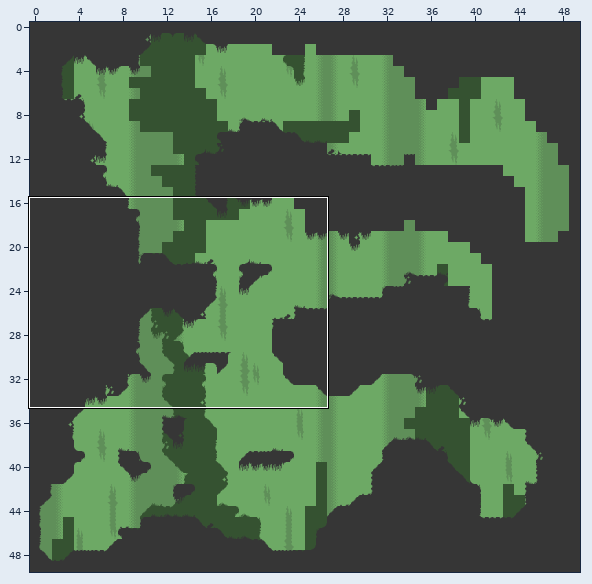
One commit to this Tiled map: levels/level.tmx. Above, an overview of the earlier version with the close-up marked.
Close-up. As it was:
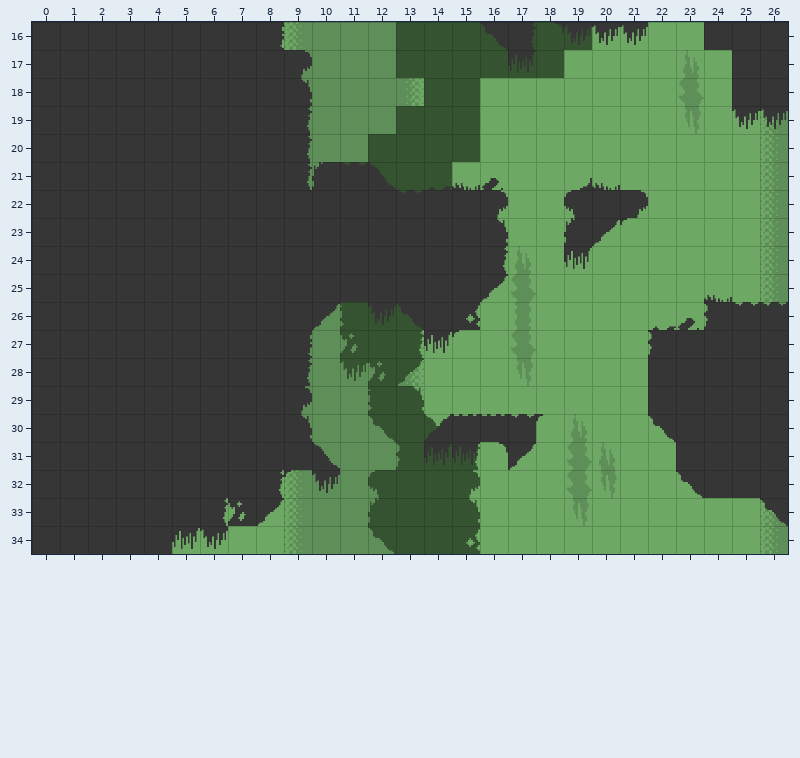
Cells are 32x32 px. Shown: x 0..26, y 16..34. The commit also changed other parts of the map, which this record leaves out.
After:
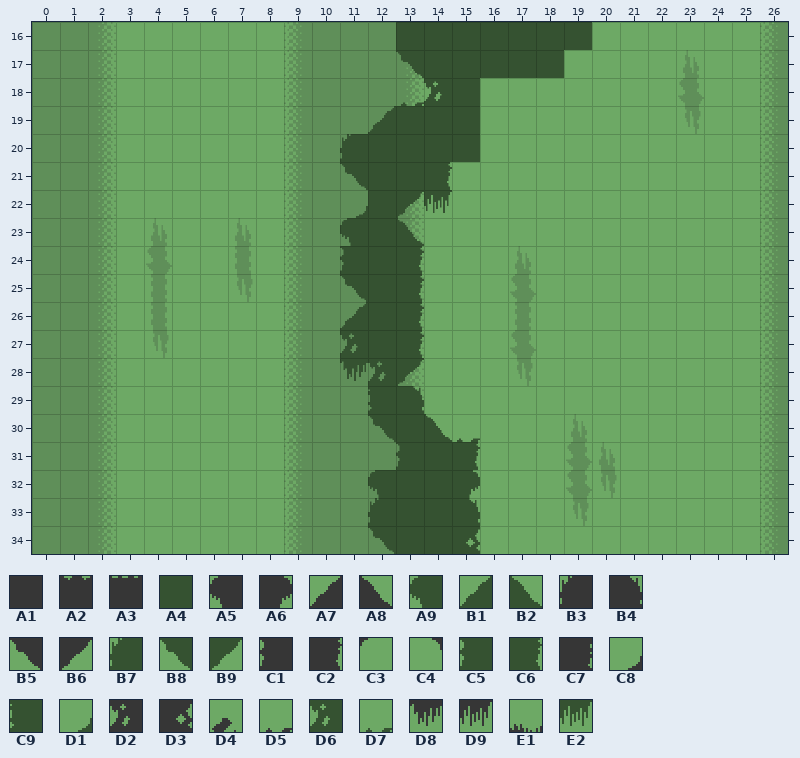
Key: from "mininicular": A1 0, A2 2, A3 3, A4 4, A5 8, A6 9, A7 10, A8 11, A9 12, B1 14, B2 15, B3 16, B4 17, B5 18, B6 19, B7 20, B8 22, B9 23, C1 24, C2 25, C3 26, C4 27, C5 28, C6 29, C7 33, C8 35, C9 36, D1 39, D2 40, D3 41, D4 42, D5 43, D6 44, D7 47, D8 48, D9 49, E1 50, E2 53.
__ is an empty cell, ## one hidden under a higher layer.
From old to new:
{"where": "layer \"'Middle'ground\""}
{"y":17,"x":13,"old":"A4","new":"B8"}
{"y":18,"x":13,"old":"__ A4","new":"D7 D6"}
{"y":19,"x":12,"old":"__","new":"B1"}
{"y":20,"x":11,"old":"__","new":"B7"}
{"y":21,"x":11,"old":"A4","new":"B8"}
{"y":21,"x":14,"old":"A4","new":"C6"}
{"y":22,"x":11,"old":"__","new":"D1"}
{"y":22,"x":13,"old":"A4 __","new":"B9 E2"}
{"y":23,"x":11,"old":"##","new":"A9"}
{"y":23,"x":13,"old":"__","new":"B2"}
{"y":24,"x":11,"old":"##","new":"C5"}
{"y":24,"x":13,"old":"##","new":"C6"}
{"y":25,"x":11,"old":"##","new":"B8"}
{"y":25,"x":13,"old":"##","new":"C6"}
{"y":26,"x":11,"old":"C9","new":"B1"}
{"y":26,"x":13,"old":"A4","new":"C6"}
{"where": "layer \"Foreground\" (now hidden)"}
{"y":16,"x":0,"old":"A1 A1 A1 A1 A1 A1 A1 A1 C7","new":"__ __ __ __ __ __ __ __ __"}
{"y":16,"x":16,"old":"B5 C2 C4 D8 D8 D8","new":"__ __ __ __ __ __"}
{"y":16,"x":24,"old":"A1 A1 A1","new":"__ __ __"}
{"y":17,"x":0,"old":"A1 A1 A1 A1 A1 A1 A1 A1 A1 A6","new":"__ __ __ __ __ __ __ __ __ __"}
{"y":17,"x":17,"old":"D9","new":"__"}
{"y":17,"x":25,"old":"A1 A1","new":"__ __"}
{"y":18,"x":0,"old":"A1 A1 A1 A1 A1 A1 A1 A1 A1 B4","new":"__ __ __ __ __ __ __ __ __ __"}
{"y":18,"x":25,"old":"A1 A1","new":"__ __"}
{"y":19,"x":0,"old":"A1 A1 A1 A1 A1 A1 A1 A1 A1 C2","new":"__ __ __ __ __ __ __ __ __ __"}
{"y":19,"x":25,"old":"D8 D8","new":"__ __"}
{"y":20,"x":0,"old":"A1 A1 A1 A1 A1 A1 A1 A1 A1 C2","new":"__ __ __ __ __ __ __ __ __ __"}
{"y":21,"x":0,"old":"A1 A1 A1 A1 A1 A1 A1 A1 A1 C2 B3 A2 A8","new":"__ __ __ __ __ __ __ __ __ __ __ __ __"}
{"y":21,"x":14,"old":"D5 E1 D4","new":"__ __ __"}
{"y":21,"x":19,"old":"C8 E1","new":"__ __"}
{"y":22,"x":0,"old":"A1 A1 A1 A1 A1 A1 A1 A1 A1 A1 A1 A1 A1 A2 A1 A1 A6","new":"__ __ __ __ __ __ __ __ __ __ __ __ __ __ __ __ __"}
{"y":22,"x":19,"old":"A5 A1 A6","new":"__ __ __"}
{"y":23,"x":0,"old":"A1 A1 A1 A1 A1 A1 A1 A1 A1 A1 A1 A1 A1 A1 A1 A1 B4","new":"__ __ __ __ __ __ __ __ __ __ __ __ __ __ __ __ __"}
{"y":23,"x":19,"old":"B3 B6 C3","new":"__ __ __"}
{"y":24,"x":0,"old":"A1 A1 A1 A1 A1 A1 A1 A1 A1 A1 A1 A1 A1 A1 A1 A1 C2","new":"__ __ __ __ __ __ __ __ __ __ __ __ __ __ __ __ __"}
{"y":24,"x":19,"old":"D9","new":"__"}
{"y":25,"x":0,"old":"A1 A1 A1 A1 A1 A1 A1 A1 A1 A1 A1 A1 A1 A1 A1 A1 B6","new":"__ __ __ __ __ __ __ __ __ __ __ __ __ __ __ __ __"}
{"y":25,"x":24,"old":"E1","new":"__"}
{"y":26,"x":0,"old":"A1 A1 A1 A1 A1 A1 A1 A1 A1 A1 B6","new":"__ __ __ __ __ __ __ __ __ __ __"}
{"y":26,"x":12,"old":"D8 B5 A1 D3","new":"__ __ __ __"}
{"y":26,"x":22,"old":"D5 D4 C1 A2 A2","new":"__ __ __ __ __"}
{"y":27,"x":0,"old":"A1 A1 A1 A1 A1 A1 A1 A1 A1 C7","new":"__ __ __ __ __ __ __ __ __ __"}
{"y":27,"x":14,"old":"D9 C3","new":"__ __"}
{"y":27,"x":22,"old":"C1 A1 A1 A1 A1","new":"__ __ __ __ __"}
{"y":28,"x":0,"old":"A1 A1 A1 A1 A1 A1 A1 A1 A1 C2","new":"__ __ __ __ __ __ __ __ __ __"}
{"y":28,"x":22,"old":"A1 A1 A1 A1 A1","new":"__ __ __ __ __"}
{"y":29,"x":0,"old":"A1 A1 A1 A1 A1 A1 A1 A1 A1 A6","new":"__ __ __ __ __ __ __ __ __ __"}
{"y":29,"x":22,"old":"A1 A1 A1 A1 A1","new":"__ __ __ __ __"}
{"y":30,"x":0,"old":"A1 A1 A1 A1 A1 A1 A1 A1 A1 B4","new":"__ __ __ __ __ __ __ __ __ __"}
{"y":30,"x":14,"old":"A7 A3 A3 A2 C3","new":"__ __ __ __ __"}
{"y":30,"x":22,"old":"B5 A1 A1 A1 A1","new":"__ __ __ __ __"}
{"y":31,"x":0,"old":"A1 A1 A1 A1 A1 A1 A1 A1 A1 A1 A8","new":"__ __ __ __ __ __ __ __ __ __ __"}
{"y":31,"x":14,"old":"D9 D9 C4 B6","new":"__ __ __ __"}
{"y":31,"x":23,"old":"A1 A1 A1 A1","new":"__ __ __ __"}
{"y":32,"x":0,"old":"A1 A1 A1 A1 A1 A1 A1 A1 C2 C3 D8","new":"__ __ __ __ __ __ __ __ __ __ __"}
{"y":32,"x":23,"old":"B5 A1 A1 A1","new":"__ __ __ __"}
{"y":33,"x":0,"old":"A1 A1 A1 A1 A1 A1 C2 D2 B6","new":"__ __ __ __ __ __ __ __ __"}
{"y":33,"x":26,"old":"B5","new":"__"}
{"y":34,"x":0,"old":"A1 A1 A1 A1 A1 D9 D8","new":"__ __ __ __ __ __ __"}
{"label":"changed","picture_box":[32,22,648,554]}
{"label":"removed","picture_box":[704,22,788,129]}
{"label":"removed","picture_box":[648,295,788,526]}
